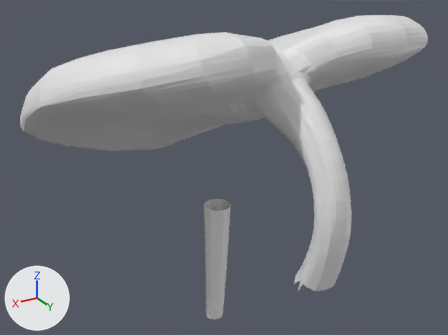
The glTF model assets/monstera/skins/monstera_leaf_fullalbo.glb as it was, and as the next commit left it.
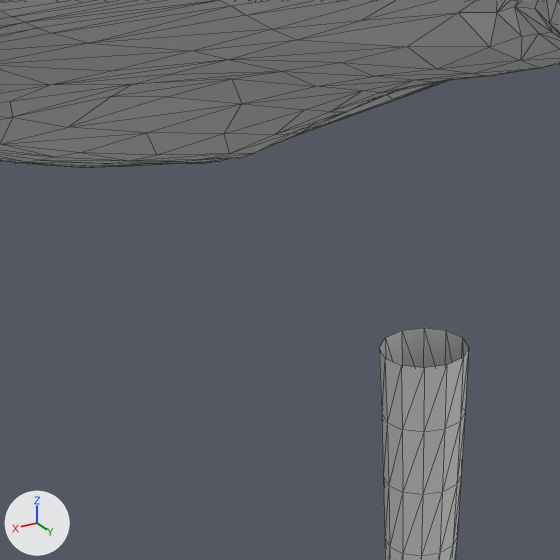
The first picture shows the older version from a 50 mm lens placed at (1.59, 2.69, 1.21), pointed at (-0.03, -0.01, -0.14). The close-ups show the older and then the newer version on the part from 20% to 58% of the width and 30% to 80% of the height of that picture. Only the edits that show in the close-ups are written down. Every picture has the same lights, and +X, +Y and +Z are marked at lower left. The close-ups show mesh edges as thin lines. Materials are left out; every surface is plain grey. Where no turn or scale is listed for an object, it has been applied to the vertices.

The first close-up shows 'blade', 'petiole'.
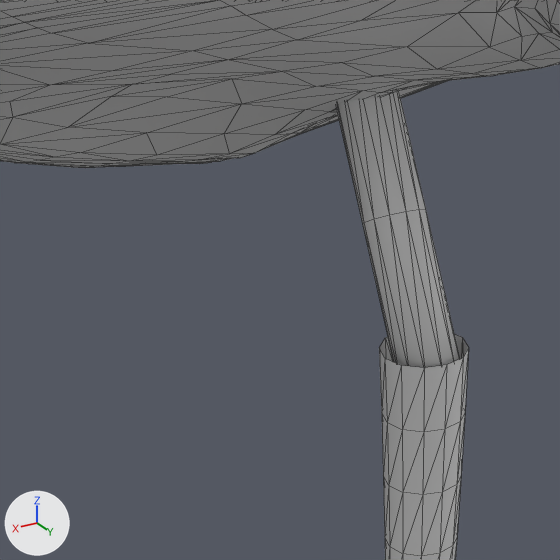
Boxes (x1, y1, x2, y2) around the edits, measured in the close-ups (560 x 560 px):
'petiole_link', added: after (336, 91, 460, 368)

What the commit changed:
Mesh me_petiole_link is new.
It has 38 vertices, 72 faces and spans x -0.075..0.056, y -0.329..0.036, z -0.437..0.094.
Object 'petiole_link' (ob_petiole_link) is new; it shows me_petiole_link.
Its location is (0.0, 0.0, 0.0).
